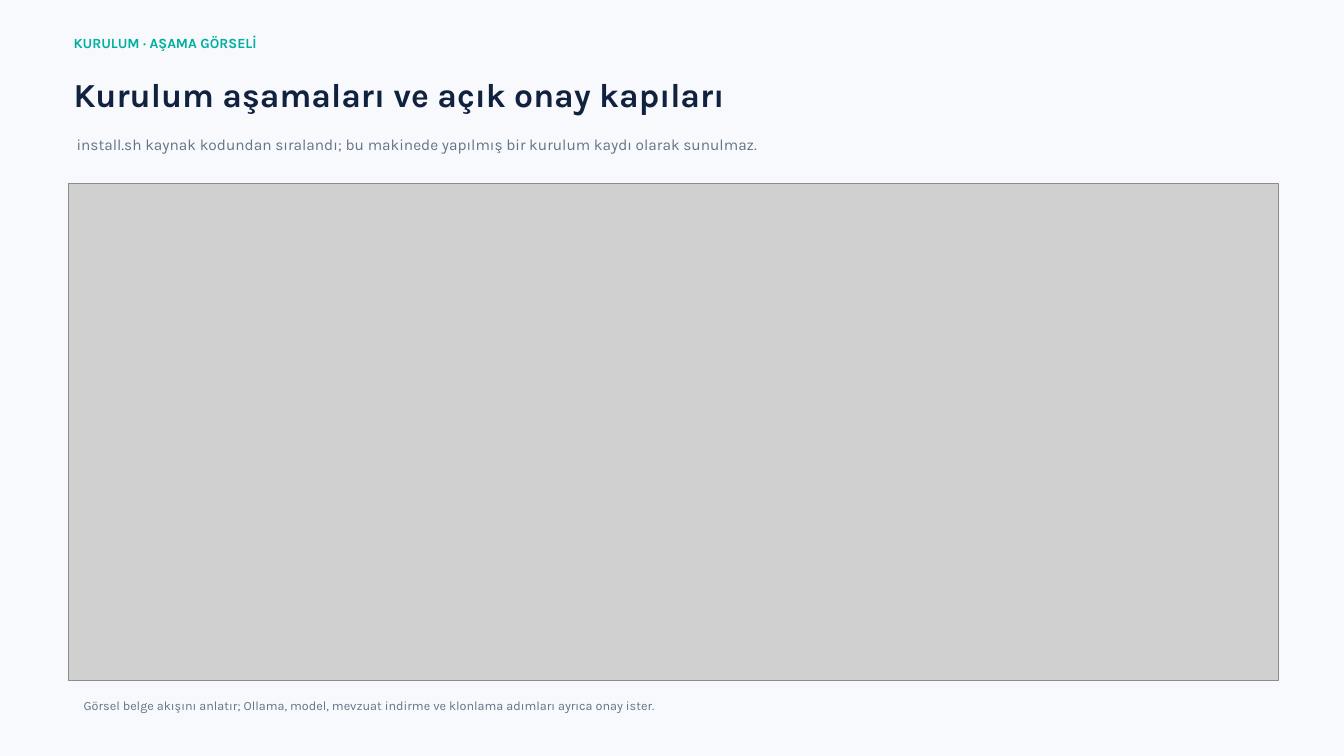
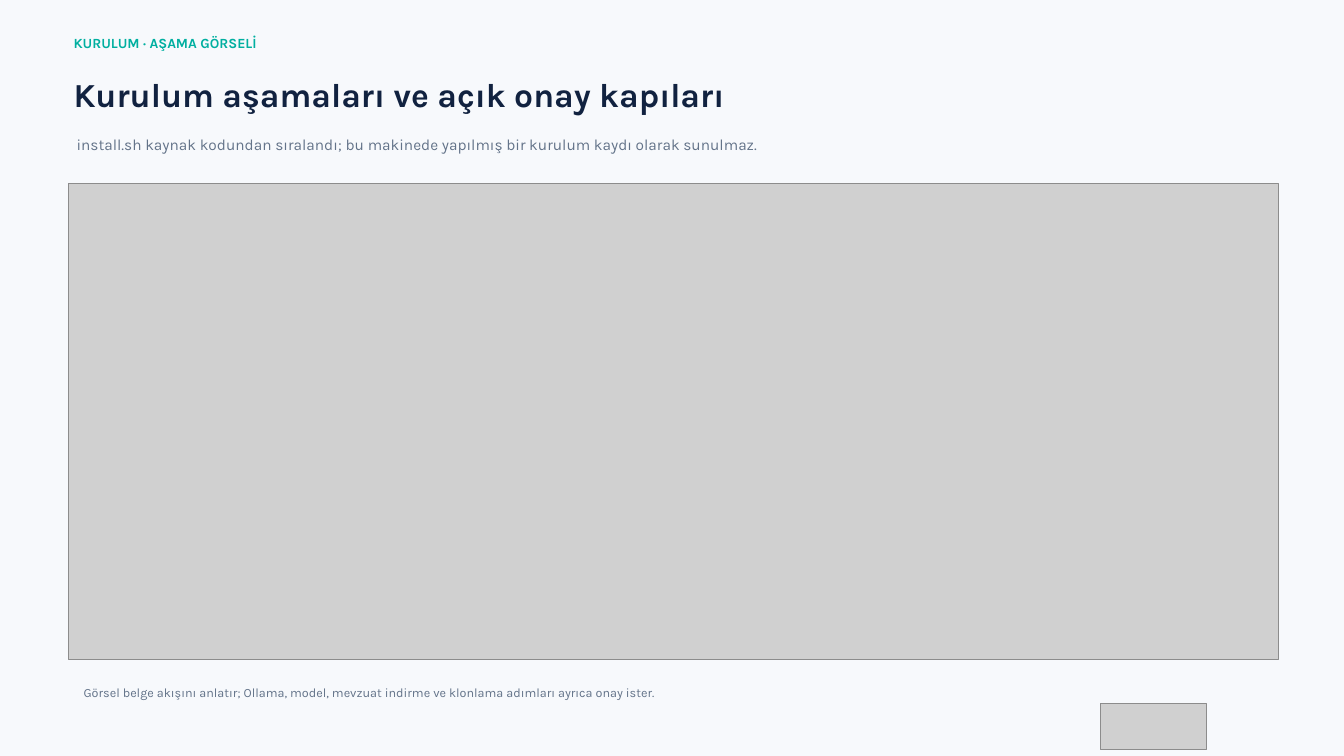
Before and after one commit to mehmetdenizersoy-code/MevzuatAgent, a slide deck: slide 23 of docs/MevzuAI_Sunum_Guncel.pptx. Drawn at 1344x756 pixels with LibreOffice and Linux fonts; fonts in the diff are those of the drawing; grey boxes stand for pictures. Boxes give left, top, right and bottom in pixels: in the first picture for what was removed or moved away, otherwise in the second. Text is boxed around its words. In the diff, an @@ line names an element or a change of style, - is before the commit and + after.

```diff
--- a/docs/MevzuAI_Sunum_Guncel.pptx
+++ b/docs/MevzuAI_Sunum_Guncel.pptx
@@ picture: place and size @@
-picture at [69,184,1278,681]
+picture at [69,184,1278,659]
@@ text "Görsel belge akışını anlatır; Ollama, ...": place and size @@
-text "Görsel belge akışını anlatır; Ollama, ..." at [84,701,654,713]
+text "Görsel belge akışını anlatır; Ollama, ..." at [84,688,654,700]
@@ picture added at [1101,704,1207,750] @@
```
Also in this commit, not shown: 25 other slides changed, 6 other files.
